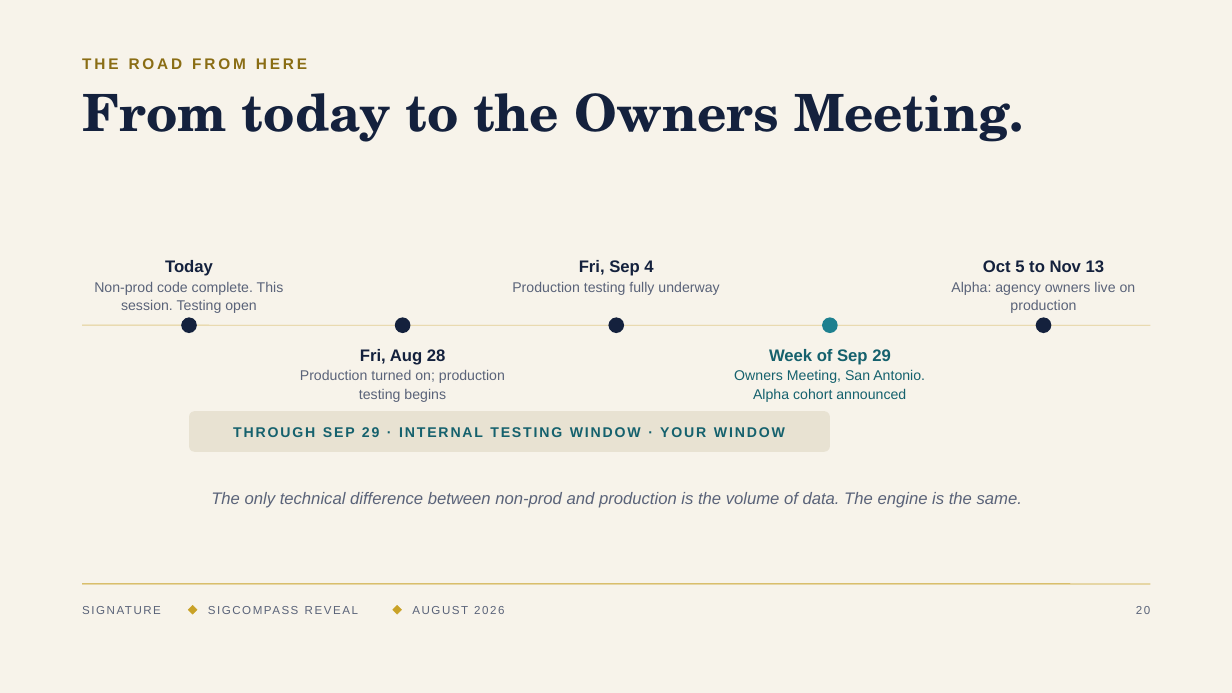
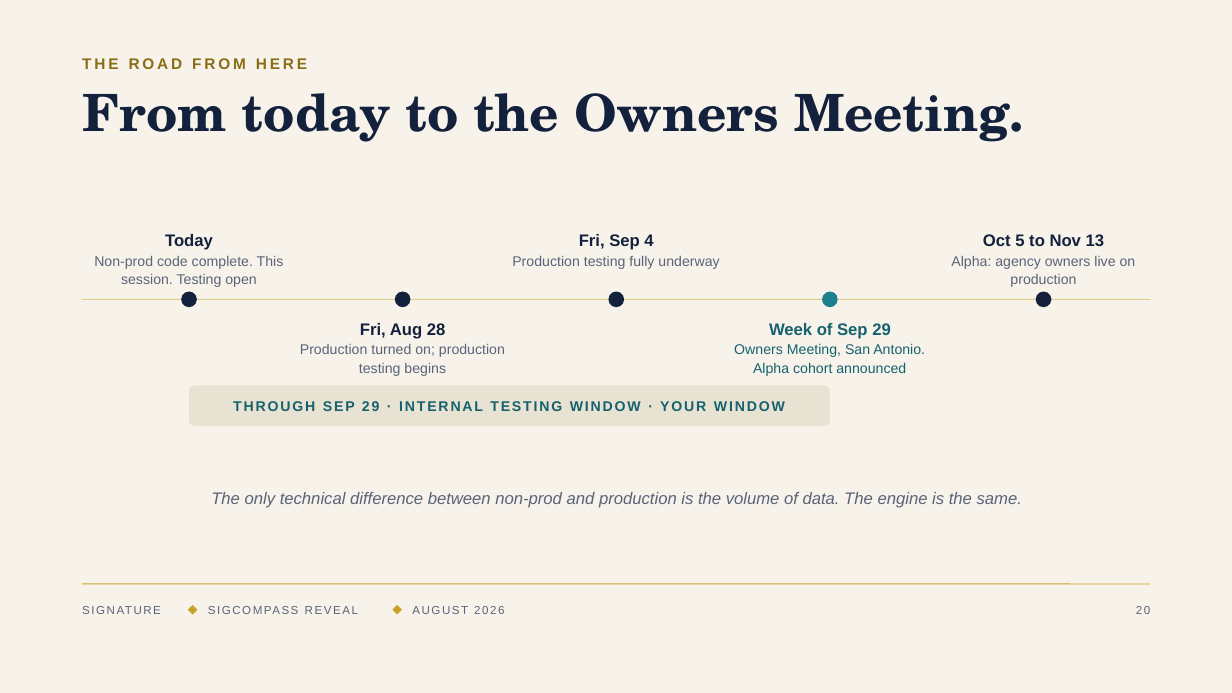
Before and after one commit to denisekgosnell/Donna, a slide deck: slide 20 of decks/sigcompass-reveal.pptx. Drawn at 1232x693 pixels with LibreOffice and Linux fonts; fonts in the diff are those of the drawing. Boxes give left, top, right and bottom in pixels: in the first picture for what was removed or moved away, otherwise in the second. Text is boxed around its words. In the diff, an @@ line names an element or a change of style, - is before the commit and + after.

```diff
--- a/decks/sigcompass-reveal.pptx
+++ b/decks/sigcompass-reveal.pptx
@@ 11 texts, 5 ellipses, 1 line, 1 rounded rectangle: place and size @@
-11 texts, 5 ellipses, 1 line, 1 rounded rectangle at bbox=[82, 260, 1151, 452]
+11 texts, 5 ellipses, 1 line, 1 rounded rectangle at bbox=[82, 234, 1151, 426]
```
Also in this commit, not shown: 7 other slides changed, 4 other files.
